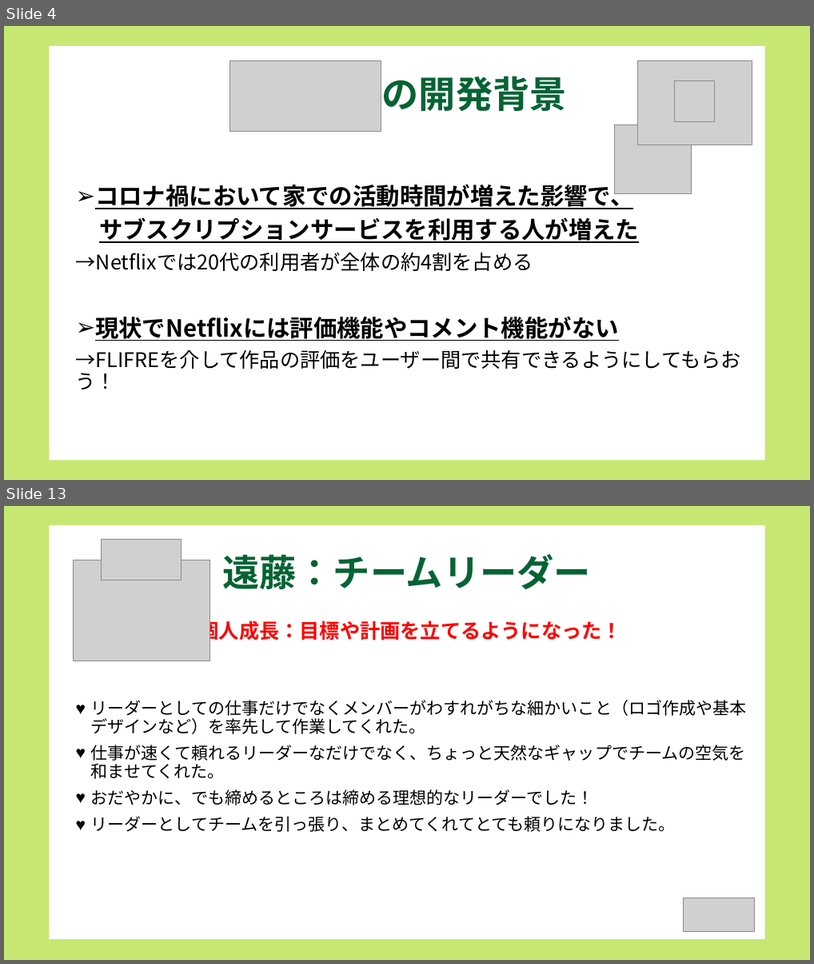
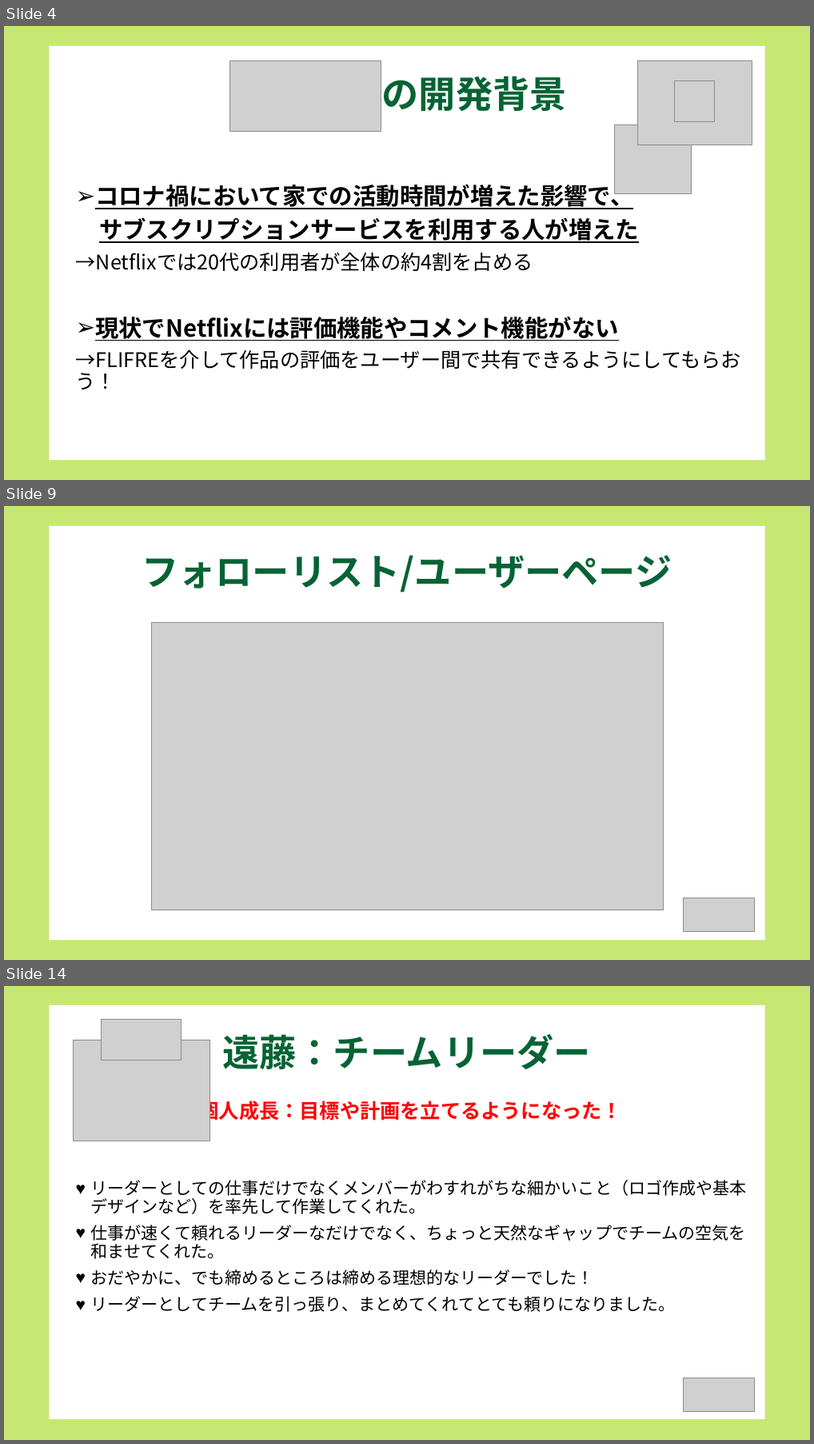
Before and after one commit to dojo2022/B-3, a slide deck: doc/コピー動画なし_B3炙りえんがわ_成果発表会資料.pptx. Shown one above the other, each under a label of ours: slides 4 and 13 before the commit, slides 4, 9 and 14 after it; the slides between them are not shown. The pictures are 814x964 and 814x1444 pixels, drawn with LibreOffice and Linux fonts; fonts in the diff are those of the drawing; grey boxes stand for pictures. Boxes give left, top, right and bottom in pixels: in the first picture for what was removed or moved away, otherwise in the second. Text is boxed around its words. In the diff, an @@ line names an element or a change of style, - is before the commit and + after.

```diff
--- a/doc/コピー動画なし_B3炙りえんがわ_成果発表会資料.pptx
+++ b/doc/コピー動画なし_B3炙りえんがわ_成果発表会資料.pptx
@@ slide 9 added at box(4, 506, 810, 960), background #C6E872 @@
@@ rectangle added at box(50, 526, 766, 940), fill #FFFFFF @@
@@ title added at box(142, 555, 672, 592), 44 pt, text #056334, bold @@
+フォローリスト/ユーザーページ
@@ picture added at box(151, 622, 662, 910) @@
@@ picture added at box(683, 897, 754, 931) @@
@@ what was slide 13 is now slide 14 @@
```
Also in this commit, not shown: 11 slides changed.
